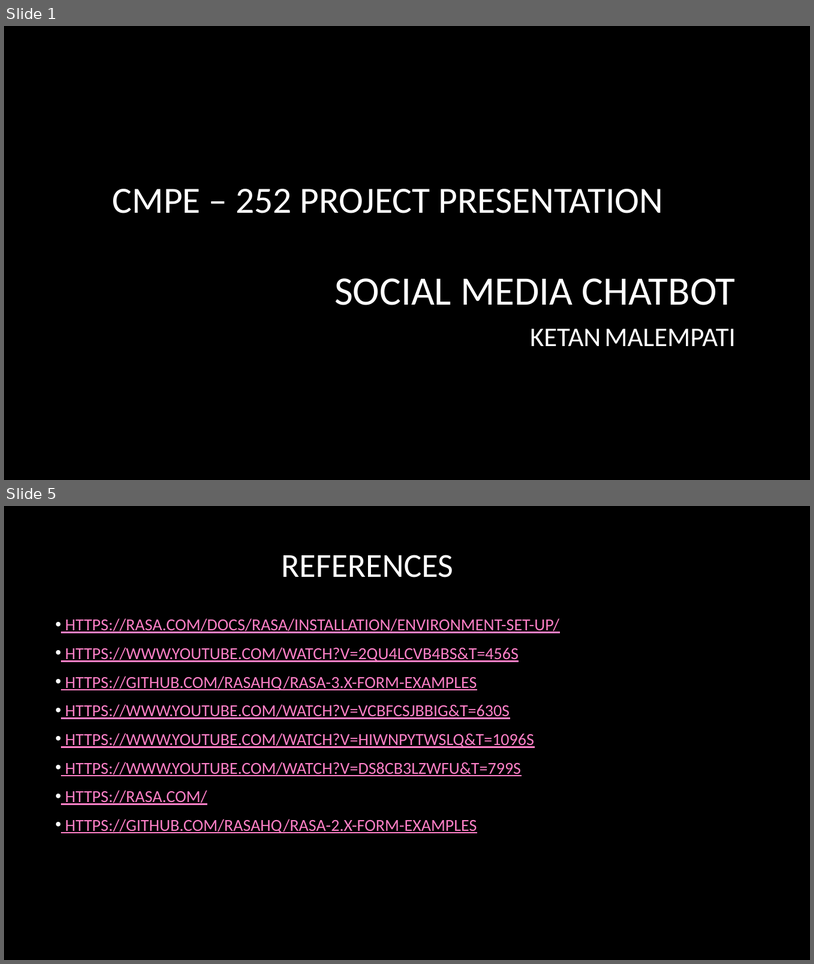
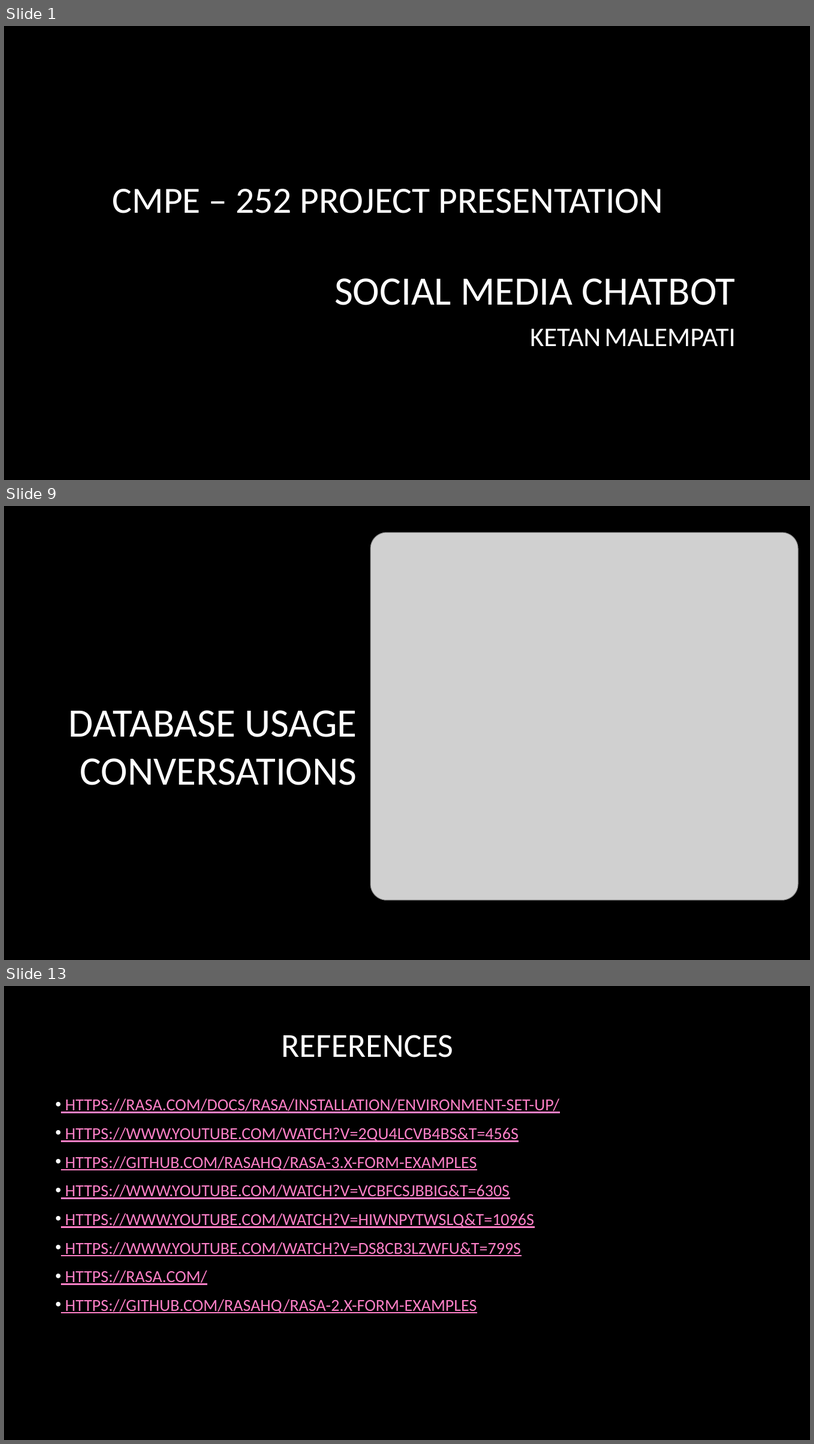
Before and after one commit to ketanmalempati/SocialMedia-ChatBot, a slide deck: CMPE-252 Social Media chatbot.pptx. Shown one above the other, each under a label of ours: slides 1 and 5 before the commit, slides 1, 9 and 13 after it; the slides between them are not shown. The pictures are 814x964 and 814x1444 pixels, drawn with LibreOffice and Linux fonts; fonts in the diff are those of the drawing; grey boxes stand for pictures; background and template pictures are left out. Boxes give left, top, right and bottom in pixels: in the first picture for what was removed or moved away, otherwise in the second. Text is boxed around its words. In the diff, an @@ line names an element or a change of style, - is before the commit and + after.

```diff
--- a/CMPE-252 Social Media chatbot.pptx
+++ b/CMPE-252 Social Media chatbot.pptx
@@ slide 9 added at (4,506,810,960), background picture (left out) @@
@@ picture added at (371,532,798,900) @@
@@ title added at (69,710,357,785), 48 pt, text #FFFFFF @@
+DATABASE USAGE CONVERSATIONS
@@ what was slide 5 is now slide 13 @@
```
Also in this commit, not shown: 2 slides changed, 8 other slides added, 1 slide removed.
